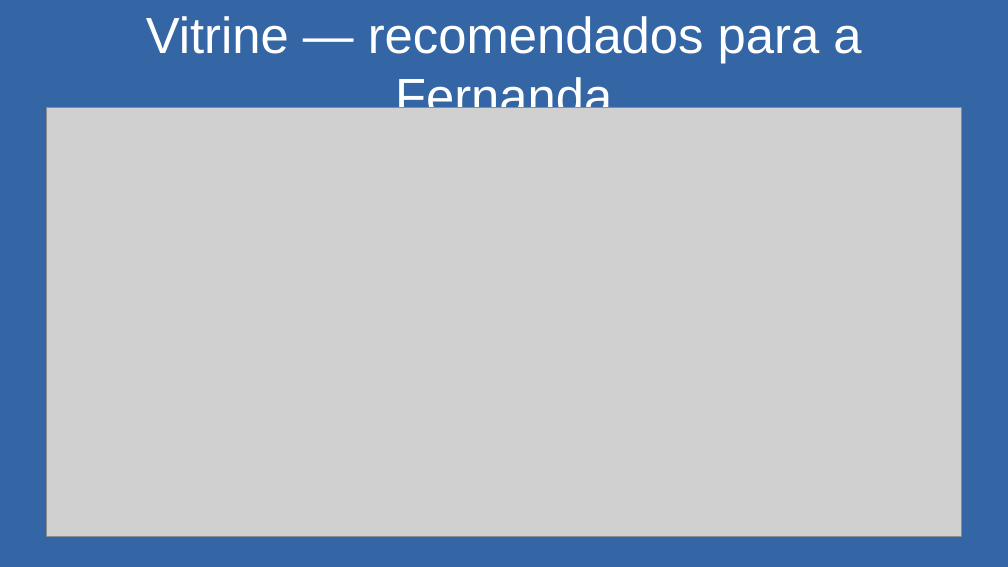
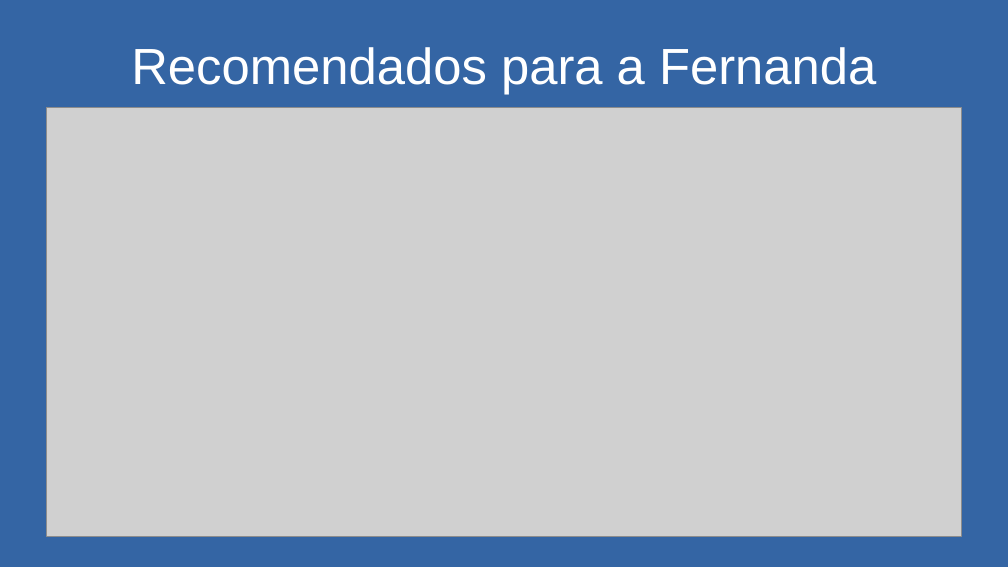
Before and after one commit to matheuskkg/les, a slide deck: slide 98 of docs/entregas/pptxs/24-11/24-11.pptx. Drawn at 1008x567 pixels with LibreOffice and Linux fonts; fonts in the diff are those of the drawing; grey boxes stand for pictures. Boxes give left, top, right and bottom in pixels: in the first picture for what was removed or moved away, otherwise in the second. Text is boxed around its words. In the diff, an @@ line names an element or a change of style, - is before the commit and + after.

```diff
--- a/docs/entregas/pptxs/24-11/24-11.pptx
+++ b/docs/entregas/pptxs/24-11/24-11.pptx
@@ text at (131,47,876,94): text changed @@
-Vitrine — recomendados para a Fernanda
+Recomendados para a Fernanda
```
Also in this commit, not shown: 58 other slides changed.
